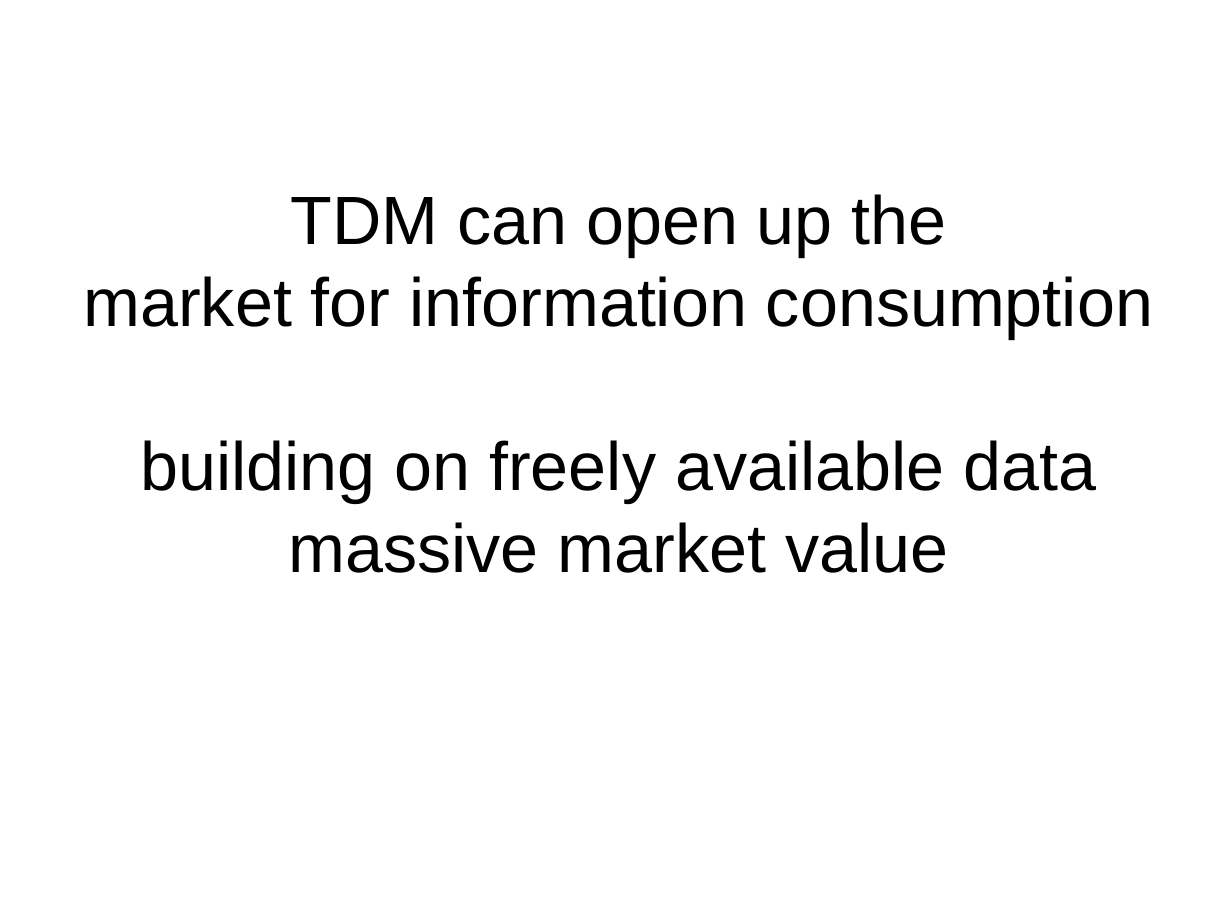
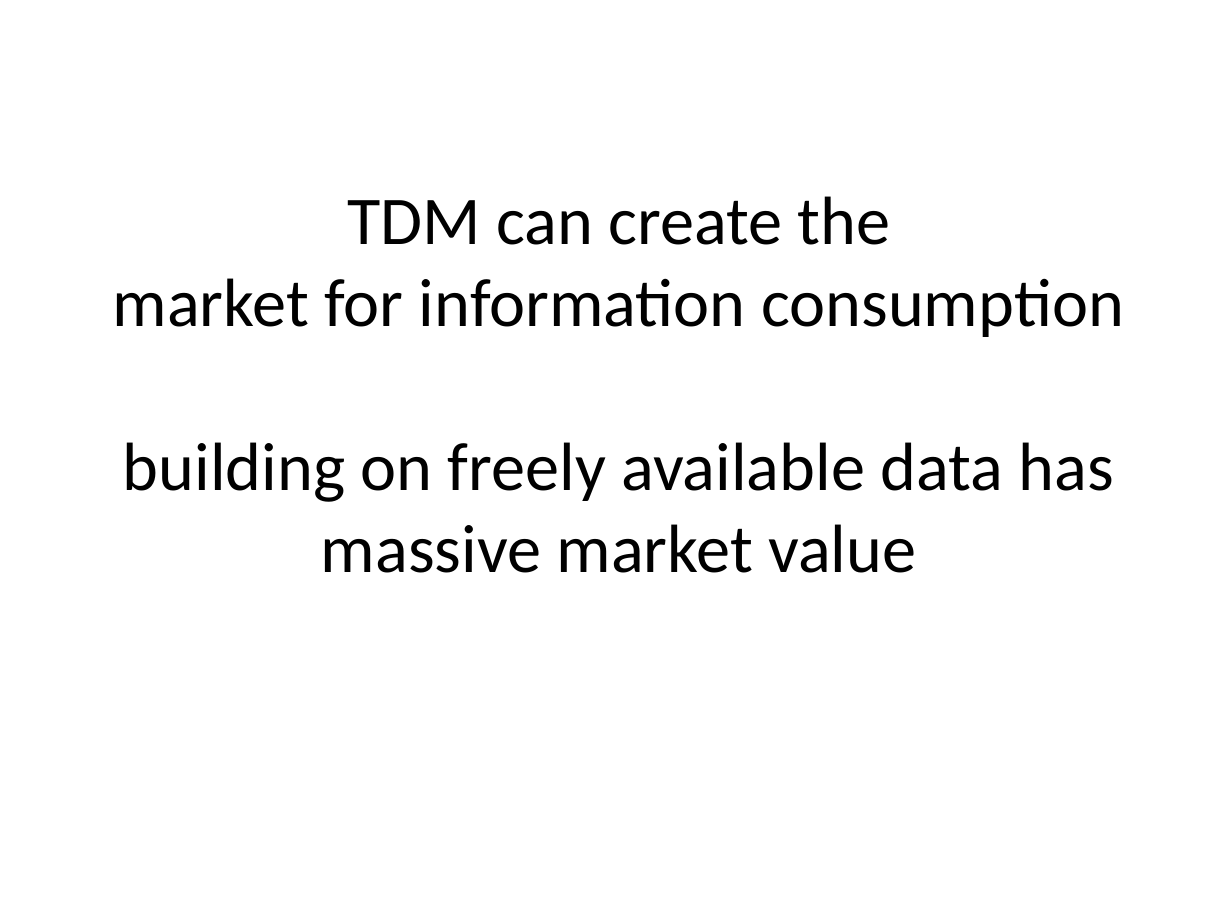
Before and after one commit to chartgerink/talks, a slide deck: slide 36 of 2016_2017/20170621tdm-ep/presentation.odp (slide 29 before the commit). Drawn at 1232x924 pixels with LibreOffice and Linux fonts; fonts in the diff are those of the drawing. Boxes give left, top, right and bottom in pixels: in the first picture for what was removed or moved away, otherwise in the second. Text is boxed around its words. In the diff, an @@ line names an element or a change of style, - is before the commit and + after.

```diff
--- a/2016_2017/20170621tdm-ep/presentation.odp
+++ b/2016_2017/20170621tdm-ep/presentation.odp
@@ title at [113,196,1124,573]: text changed; font Arial to Calibri @@
-TDM can open up the
-market for information consumption
-building on freely available data massive market value
+TDM can create the
+market for information consumption
+building on freely available data has massive market value
```
Also in this commit, not shown: 26 other slides changed, 15 slides added, 6 slides removed, 2 other files.
